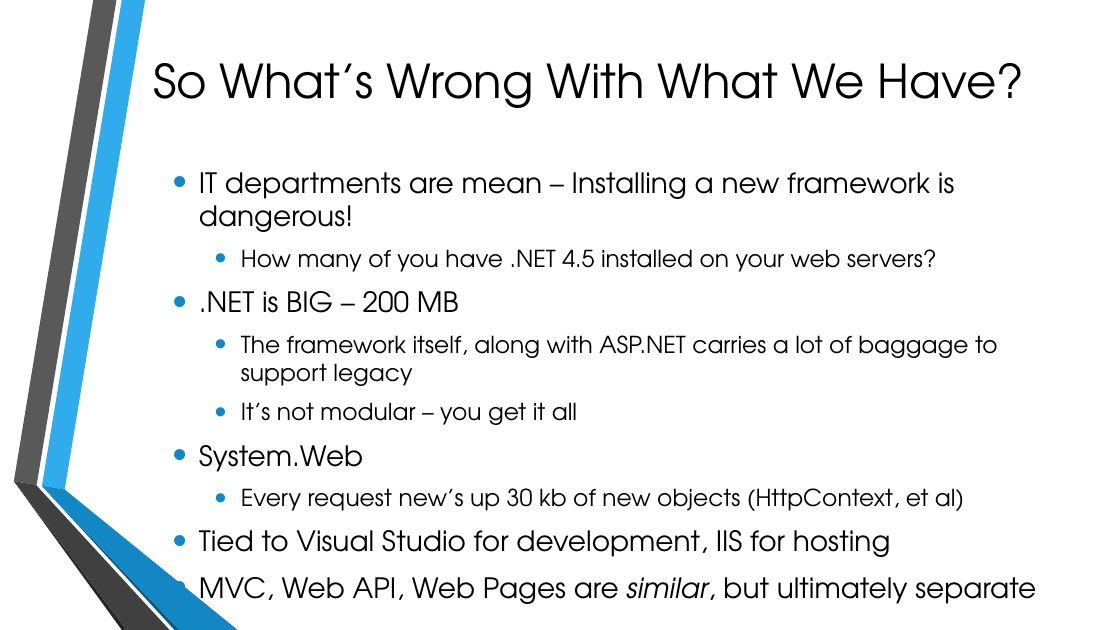
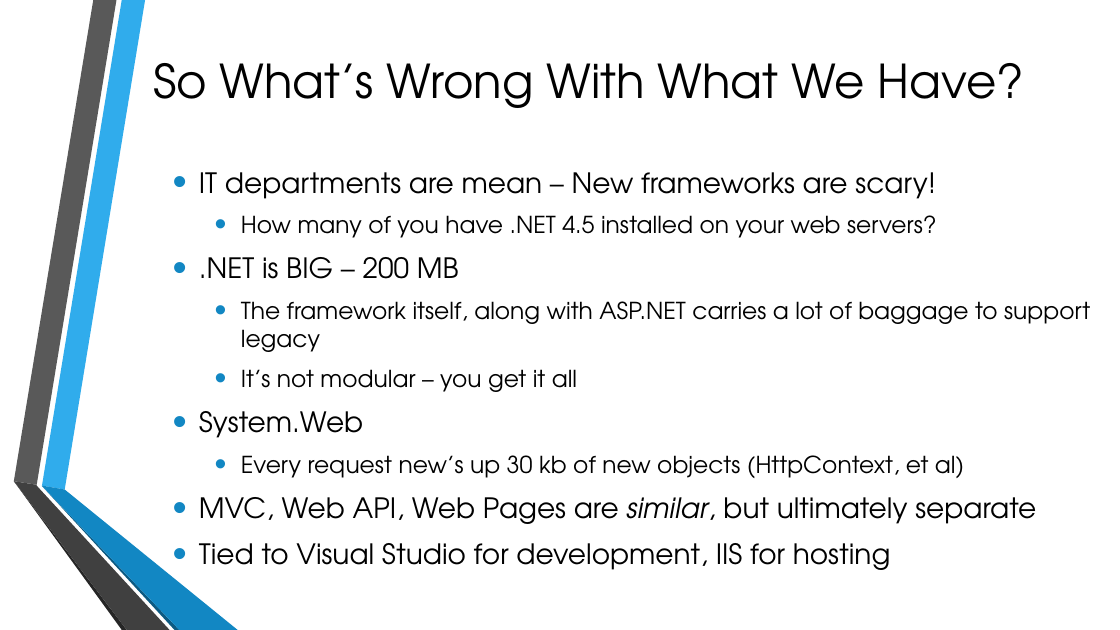
Before and after one commit to cabarney/ASP.NET-v.Next-Talk, a slide deck: slide 4 of Getting to Know ASP.pptx. Drawn at 1120x630 pixels with LibreOffice and Linux fonts; fonts in the diff are those of the drawing; background and template pictures are left out. Boxes give left, top, right and bottom in pixels: in the first picture for what was removed or moved away, otherwise in the second. Text is boxed around its words. In the diff, an @@ line names an element or a change of style, - is before the commit and + after.

```diff
--- a/Getting to Know ASP.pptx
+++ b/Getting to Know ASP.pptx
@@ text at bbox=[199, 172, 936, 199]: text changed @@
-• IT departments are mean – Installing a new framework is dangerous!
+• IT departments are mean – New frameworks are scary!
@@ text at bbox=[199, 497, 1036, 524]: paragraph added @@
+• MVC, Web API, Web Pages are similar, but ultimately separate
@@ text at bbox=[199, 577, 1036, 611]: paragraph removed @@
-• MVC, Web API, Web Pages are similar, but ultimately separate
```
Also in this commit, not shown: 1 other slide changed, 4 other files.
